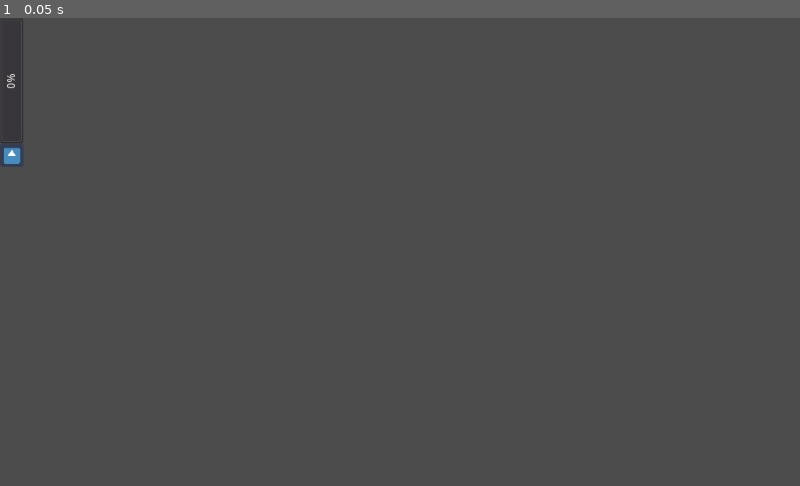
Above: before the commit, frame 1.
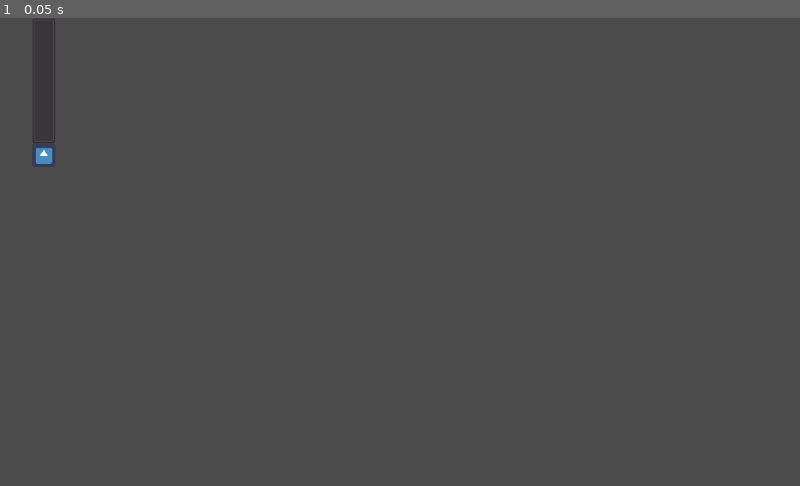
Above: after the commit, the same moment.

Repository: danieldourado/jogo-do-orcamento
Game: Godot game, scene res://BarraDeNecessidade.tscn
The game is run twice, just before and just after one commit, with the same random seed, the same clock (stepped at 60 frames per second) and the same inputs. The project has no main scene, so this scene is started directly. The engine's default icon, where the game draws it, is replaced by a stand-in: a white triangle on a blue panel in a dark square.
Inputs:
- Up to frame 1 (0.05 s): no input

The runs differ from the first frame. In frame 1, 0.2% of the frame differs, in the area x 0-7%, y 0-32%.

Commit message:
Barras de necessidade adicionado

Diff:
--- /dev/null
+++ b/BarraDeNecessidade.gd
@@ -0,0 +1,15 @@
+extends Control
+
+# Declare member variables here. Examples:
+# var a = 2
+# var b = "text"
+
+# Called when the node enters the scene tree for the first time.
+func _ready():
+	pass # Replace with function body.
+
+# Called every frame. 'delta' is the elapsed time since the previous frame.
+#func _process(delta):
+#	pass
+func set_value(value):
+	get_node("ProgressBar").value = value
--- a/BarraDeNecessidade.tscn
+++ b/BarraDeNecessidade.tscn
@@ -1,20 +1,25 @@
-[gd_scene load_steps=2 format=2]
+[gd_scene load_steps=3 format=2]
 
-[ext_resource path="res://icon.png" type="Texture" id=1]
+[ext_resource path="res://BarraDeNecessidade.gd" type="Script" id=1]
+[ext_resource path="res://icon.png" type="Texture" id=2]
 
 [node name="BarraDeNecessidade" type="Control"]
-margin_right = 29.0
+anchor_right = 1.0
+margin_left = 41.0
+margin_right = -952.0
 margin_bottom = 192.0
+script = ExtResource( 1 )
 
 [node name="ProgressBar" type="ProgressBar" parent="."]
 margin_top = 161.272
 margin_right = 161.0
 margin_bottom = 191.272
 rect_rotation = -90.0
+percent_visible = false
 
 [node name="TextureRect" type="TextureRect" parent="."]
 margin_top = 161.272
 margin_right = 30.0
 margin_bottom = 191.272
-texture = ExtResource( 1 )
+texture = ExtResource( 2 )
 expand = true
--- /dev/null
+++ b/BarrasDeNecessidade.gd
@@ -0,0 +1,18 @@
+extends HBoxContainer
+
+var barras = []
+
+func _ready():
+	pass # Replace with function body.
+	var categories = load("res://Main.tscn").instance().get_categories()
+	create_barras_de_necessidade(categories)
+	add_constant_override("separation", 50)
+
+
+func create_barras_de_necessidade(categories):
+	for category in categories:
+		var temp_barra = load("res://BarraDeNecessidade.tscn").instance()
+		add_child(temp_barra)
+		#temp_barra.change_label_name(category)
+		barras.append(temp_barra)
+		temp_barra.set_value(rand_range(1,101))
--- /dev/null
+++ b/BarrasDeNecessidade.tscn
@@ -0,0 +1,25 @@
+[gd_scene load_steps=2 format=2]
+
+[ext_resource path="res://BarrasDeNecessidade.gd" type="Script" id=1]
+
+[node name="BarrasDeNecessidade" type="Control"]
+margin_right = 372.0
+margin_bottom = 40.0
+
+[node name="CenterContainer" type="CenterContainer" parent="."]
+margin_right = 79.0
+margin_bottom = 48.0
+
+[node name="HBox" type="HBoxContainer" parent="CenterContainer"]
+margin_left = 39.0
+margin_top = 24.0
+margin_right = 39.0
+margin_bottom = 24.0
+script = ExtResource( 1 )
+
+[node name="Label" type="Label" parent="CenterContainer"]
+margin_right = 79.0
+margin_bottom = 48.0
+text = "Plenarópolis
+
+"
--- /dev/null
+++ b/Main.gd
@@ -0,0 +1,10 @@
+extends Node
+
+var categories = ['Saúde','Segurança','Educação','Mobilidade','Lazer']
+
+# Called when the node enters the scene tree for the first time.
+func _ready():
+	pass # Replace with function body.
+
+func get_categories():
+	return categories
--- /dev/null
+++ b/Main.tscn
@@ -0,0 +1,6 @@
+[gd_scene load_steps=2 format=2]
+
+[ext_resource path="res://Main.gd" type="Script" id=1]
+
+[node name="Main" type="Node2D"]
+script = ExtResource( 1 )
--- a/PlanejamentoFinanceiro.gd
+++ b/PlanejamentoFinanceiro.gd
@@ -1,9 +1,5 @@
 extends VBoxContainer
 
-# Declare member variables here. Examples:
-# var a = 2
-# var b = "text"
-var slider_names = ['Saúde','Segurança','Educação','Mobilidade','Lazer']
 var max_value = 100000
 var remaining_value = 0
 var sliders = []
@@ -12,7 +8,7 @@
 	remaining_value = max_value
 	get_node("Label").text = "Orçamento: R$"+str(max_value)
 	set_remaining_value(remaining_value)
-
+	var slider_names = load("res://Main.tscn").instance().get_categories()
 	create_sliders(slider_names)
 
 func create_sliders(slider_names):
--- a/PlanejamentoFinanceiroSlider.tscn
+++ b/PlanejamentoFinanceiroSlider.tscn
@@ -32,4 +32,3 @@
 margin_top = 18.0
 margin_right = 801.0
 margin_bottom = 34.0
-ticks_on_borders = false
